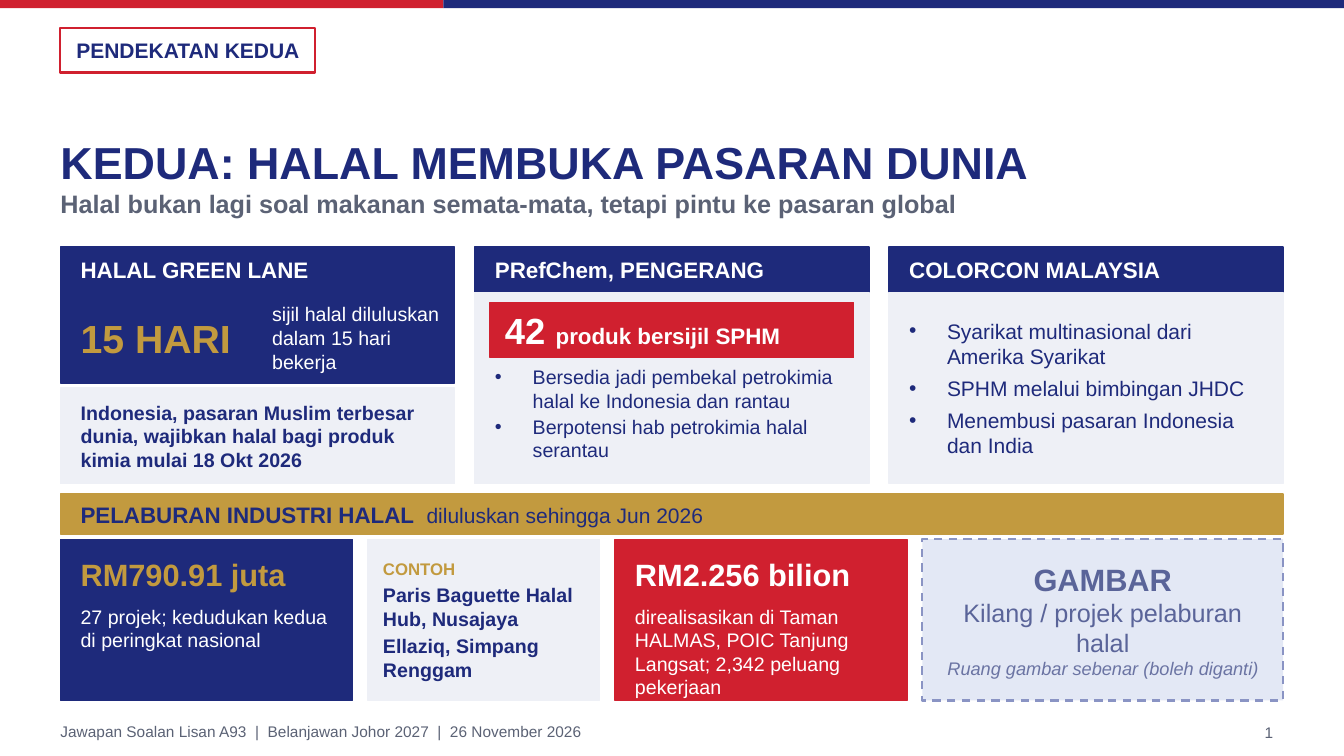
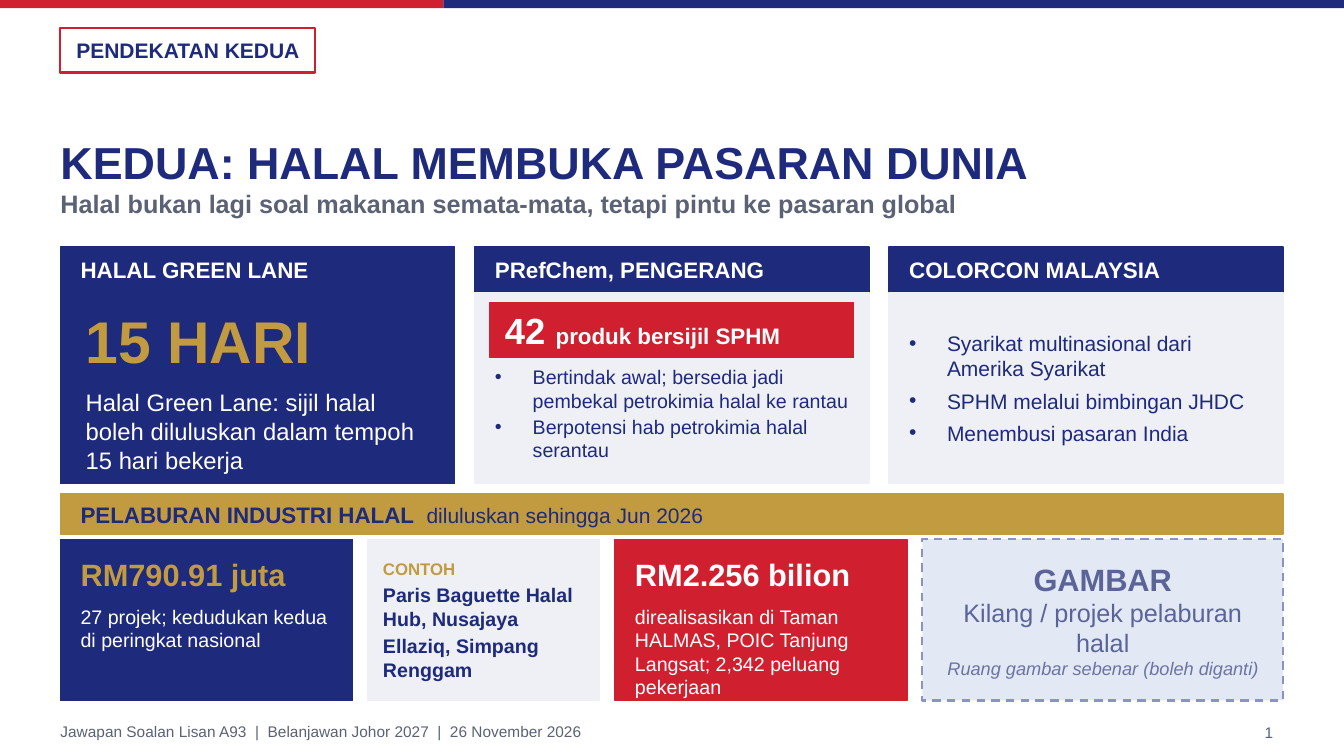
Before and after one commit to nawaljoe/Nawal, a slide deck: slide 1 of slides/A93_Slide_Kedua_16x9.pptx. Drawn at 1344x756 pixels with LibreOffice and Linux fonts; fonts in the diff are those of the drawing; background and template pictures are left out. Boxes give left, top, right and bottom in pixels: in the first picture for what was removed or moved away, otherwise in the second. Text is boxed around its words. In the diff, an @@ line names an element or a change of style, - is before the commit and + after.

```diff
--- a/slides/A93_Slide_Kedua_16x9.pptx
+++ b/slides/A93_Slide_Kedua_16x9.pptx
@@ rectangle: place and size @@
-rectangle at [60, 292, 455, 383]
+rectangle at [60, 292, 455, 484]
@@ text "15 HARI" at [86, 322, 311, 364]: size 28 to 42 pt @@
@@ rectangle removed at [60, 388, 455, 484] @@
@@ text "Halal Green Lane: sijil halal ..." at [86, 393, 414, 474]: vertical alignment middle to top @@
@@ text at [533, 369, 848, 412]: text changed @@
-• Bersedia jadi pembekal petrokimia halal ke Indonesia dan rantau
+• Bertindak awal; bersedia jadi pembekal petrokimia halal ke rantau
@@ text removed at [81, 405, 414, 467] @@
-Indonesia, pasaran Muslim terbesar dunia, wajibkan halal bagi produk kimia mulai 18 Okt 2026
@@ text at [86, 393, 414, 474]: text changed; size 14 to 17 pt @@
-sijil halal diluluskan dalam 15 hari bekerja
+Halal Green Lane: sijil halal boleh diluluskan dalam tempoh 15 hari bekerja
@@ text at [947, 425, 1188, 445]: text changed @@
-• Menembusi pasaran Indonesia dan India
+• Menembusi pasaran India
```
Also in this commit, not shown: 4 other files.
